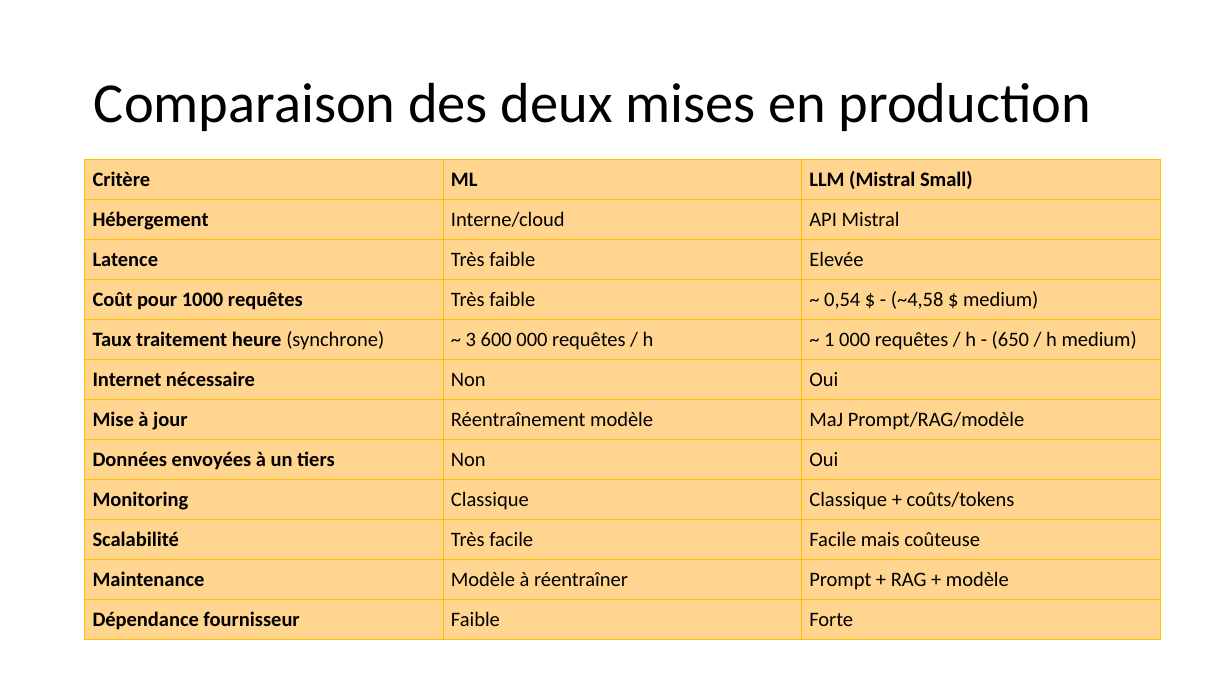
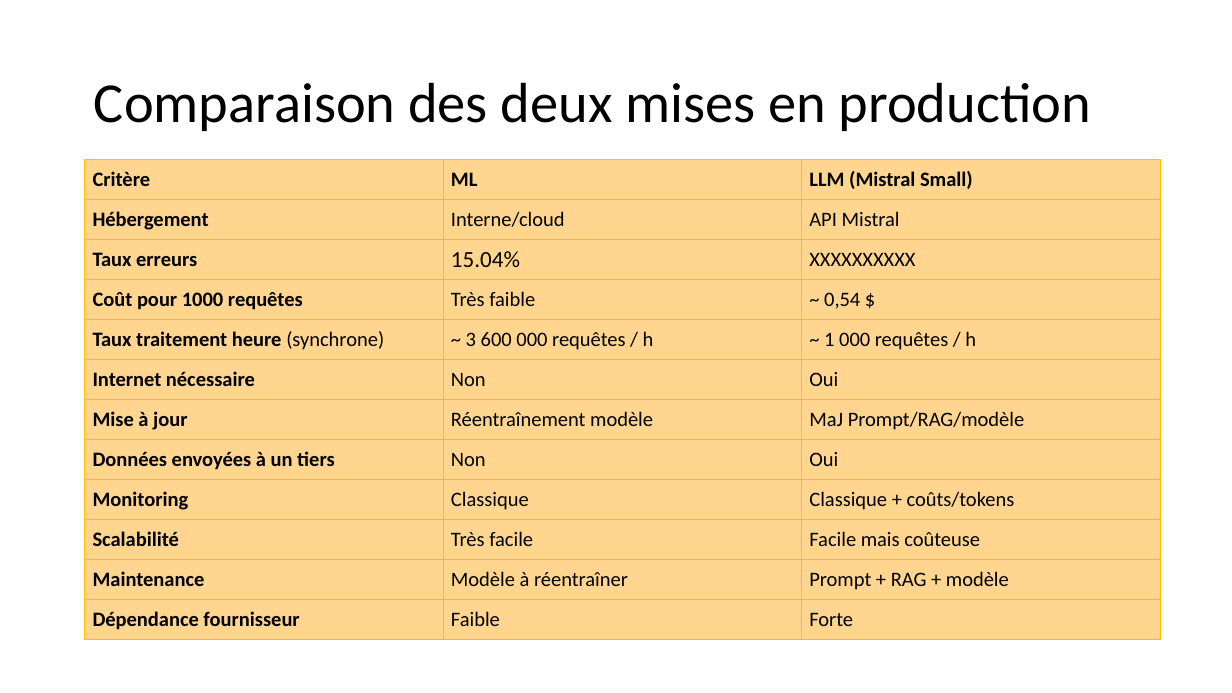
Before and after one commit to Ace4teaM/OCR-ZenAssist, a slide deck: slide 27 of Présentation.pptx (slide 28 before the commit). Drawn at 1232x693 pixels with LibreOffice and Linux fonts; fonts in the diff are those of the drawing. Boxes give left, top, right and bottom in pixels: in the first picture for what was removed or moved away, otherwise in the second. Text is boxed around its words. In the diff, an @@ line names an element or a change of style, - is before the commit and + after.

```diff
--- a/Présentation.pptx
+++ b/Présentation.pptx
@@ table at (85, 159, 1161, 640) @@
-row 3: Latence | Très faible | Elevée
+row 3: Taux erreurs | 15.04% | XXXXXXXXXX
-row 4, column 3: ~ 0,54 $ - (~4,58 $ medium)
+row 4, column 3: ~ 0,54 $
-row 5, column 3: ~ 1 000 requêtes / h - (650 / h medium)
+row 5, column 3: ~ 1 000 requêtes / h
```
Also in this commit, not shown: 9 other slides changed, 1 slide removed.
